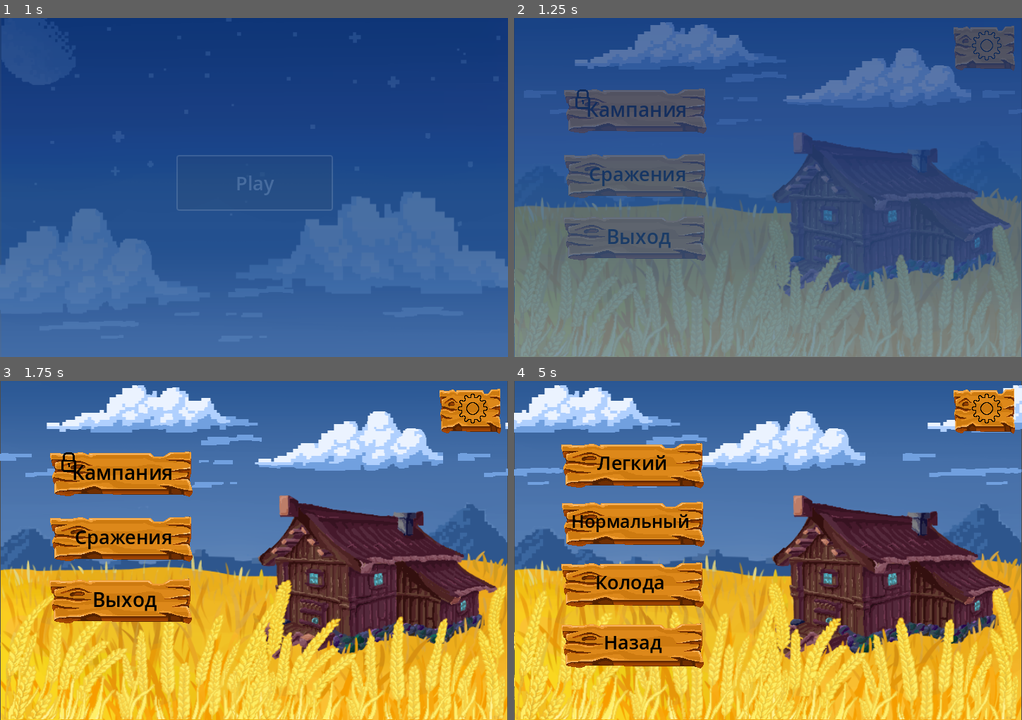
Above: before the commit, frames 1-4 (two rows, left to right).
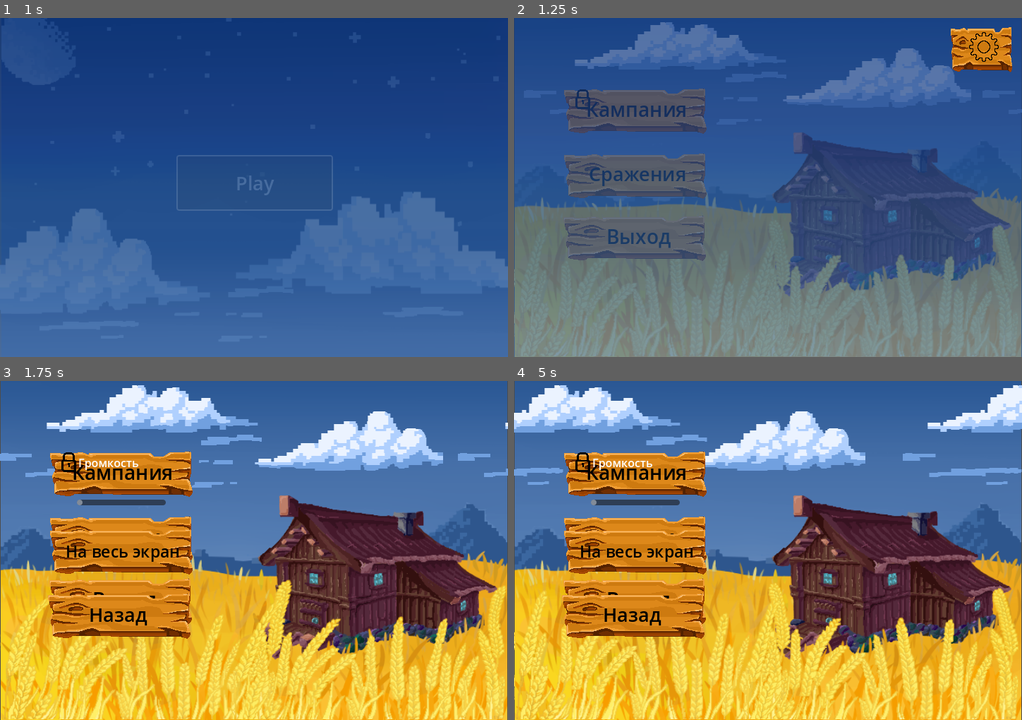
Above: after the commit, the same moments.

Repository: m-andreevskii/K-Cards
Game: Godot game, scene res://KCards/scenes/welcome_window.tscn
Two runs of this game, one before a commit and one after it. Both use one fixed random seed, a clock stepped at 60 frames per second and the inputs below.
Inputs (mouse positions are in pixels of both pictures, inside the frame that each line leads up to):
- Up to frame 1 (1 s): click "Play" at 0.5 s
- Up to frame 2 (1.25 s): no input
- Up to frame 3 (1.75 s): click (472, 411) at 1.27 s
- Up to frame 4 (5 s): click (635, 550) at 2 s, where only the run after the commit has a clickable "На весь экран"; click "Назад" at 2.75 s; click "Сражения" at 3.5 s; click (635, 550) at 4.25 s, where only the run before the commit has a clickable "С компьютером"

Frame 1 is identical in both runs. In frame 2, 1.6% of the frame differs, in the area x 85-99%, y 2-17%; in frame 3, 6.9%; in frame 4, 16%, in the area x 9-99%, y 2-85%.

Commit message:
Add settings scene

Diff:
--- a/KCards/scenes/menu/MainMenuButtons.tscn
+++ b/KCards/scenes/menu/MainMenuButtons.tscn
@@ -38,27 +38,6 @@
 text = "Кампания"
 horizontal_alignment = 1
 
-[node name="BattlesButton" type="TextureButton" parent="."]
-offset_left = 67.0
-offset_top = 189.0
-offset_right = 277.0
-offset_bottom = 259.0
-texture_normal = ExtResource("2_wtrn0")
-texture_pressed = ExtResource("4_34gkm")
-texture_disabled = ExtResource("3_cx16g")
-
-[node name="Label" type="Label" parent="BattlesButton"]
-layout_mode = 0
-offset_left = 37.0
-offset_top = 13.0
-offset_right = 180.0
-offset_bottom = 55.0
-theme_override_colors/font_color = Color(0, 0, 0, 1)
-theme_override_font_sizes/font_size = 27
-text = "Сражения
-"
-horizontal_alignment = 1
-
 [node name="ExitButton" type="TextureButton" parent="."]
 offset_left = 66.0
 offset_top = 277.0
@@ -79,5 +58,26 @@
 text = "Выход"
 horizontal_alignment = 1
 
-[connection signal="pressed" from="BattlesButton" to="." method="_on_battles_button_pressed"]
+[node name="BattlesButton" type="TextureButton" parent="ExitButton"]
+offset_left = 1.0
+offset_top = -88.0
+offset_right = 211.0
+offset_bottom = -18.0
+texture_normal = ExtResource("2_wtrn0")
+texture_pressed = ExtResource("4_34gkm")
+texture_disabled = ExtResource("3_cx16g")
+
+[node name="Label" type="Label" parent="ExitButton/BattlesButton"]
+layout_mode = 0
+offset_left = 37.0
+offset_top = 13.0
+offset_right = 180.0
+offset_bottom = 55.0
+theme_override_colors/font_color = Color(0, 0, 0, 1)
+theme_override_font_sizes/font_size = 27
+text = "Сражения
+"
+horizontal_alignment = 1
+
 [connection signal="pressed" from="ExitButton" to="." method="_on_exit_button_pressed"]
+[connection signal="pressed" from="ExitButton/BattlesButton" to="." method="_on_battles_button_pressed"]
--- a/KCards/scenes/menu/main_menu.tscn
+++ b/KCards/scenes/menu/main_menu.tscn
@@ -11,4 +11,3 @@
 position = Vector2(79, 433)
 
 [node name="SettingsButton" parent="." instance=ExtResource("6_0ol4c")]
-position = Vector2(4, -2)
--- /dev/null
+++ b/KCards/scenes/menu/settings_button.gd
@@ -0,0 +1,16 @@
+extends CanvasLayer
+
+
+# Called when the node enters the scene tree for the first time.
+func _ready():
+	pass # Replace with function body.
+
+
+# Called every frame. 'delta' is the elapsed time since the previous frame.
+func _process(delta):
+	pass
+
+func _on_settings_button_pressed():
+	MenuAudio.buttonPressedSound()
+#	get_tree().change_scene_to_file("res://KCards/scenes/menu/mode_menu.tscn")
+	SceneTransition.change_buttons(self,"res://KCards/scenes/menu/settings_menu.tscn")
--- a/KCards/scenes/menu/settings_button.tscn
+++ b/KCards/scenes/menu/settings_button.tscn
@@ -1,14 +1,18 @@
-[gd_scene load_steps=3 format=3 uid="uid://0mdjnjd1kus3"]
+[gd_scene load_steps=4 format=3 uid="uid://0mdjnjd1kus3"]
 
+[ext_resource type="Script" path="res://KCards/scenes/menu/settings_button.gd" id="1_dhobf"]
 [ext_resource type="Texture2D" uid="uid://b8xvvfja0afjn" path="res://KCards/images/bg_buttons_picture/k-shest.png" id="1_mltkk"]
 [ext_resource type="Texture2D" uid="uid://n6gxsq4kgvyu" path="res://KCards/images/bg_buttons_picture/k-shest-temn.png" id="2_gqgtm"]
 
-[node name="SettingsButton" type="Node2D"]
+[node name="SettingsButton0" type="CanvasLayer"]
+script = ExtResource("1_dhobf")
 
-[node name="TextureButton" type="TextureButton" parent="."]
+[node name="SettingsButton" type="TextureButton" parent="."]
 offset_left = 618.0
 offset_top = 12.0
 offset_right = 708.0
 offset_bottom = 77.0
 texture_normal = ExtResource("1_mltkk")
 texture_pressed = ExtResource("2_gqgtm")
+
+[connection signal="pressed" from="SettingsButton" to="." method="_on_settings_button_pressed"]
--- /dev/null
+++ b/KCards/scenes/menu/settings_menu.gd
@@ -0,0 +1,16 @@
+extends CanvasLayer
+
+
+# Called when the node enters the scene tree for the first time.
+func _ready():
+	pass # Replace with function body.
+
+
+# Called every frame. 'delta' is the elapsed time since the previous frame.
+func _process(delta):
+	pass
+
+func _on_back_button_pressed():
+	MenuAudio.buttonPressedSound()
+#	get_tree().change_scene_to_file("res://KCards/scenes/menu/mode_menu.tscn")
+	SceneTransition.change_buttons(self,"res://KCards/scenes/menu/main_menu.tscn")
--- /dev/null
+++ b/KCards/scenes/menu/settings_menu.tscn
@@ -0,0 +1,61 @@
+[gd_scene load_steps=4 format=3 uid="uid://depxiqhix7hn2"]
+
+[ext_resource type="Texture2D" uid="uid://dap7i3bphd2hu" path="res://KCards/images/bg_buttons_picture/unlock_button.png" id="1_8o7qf"]
+[ext_resource type="Texture2D" uid="uid://kam5g042pbtj" path="res://KCards/images/bg_buttons_picture/k-temn.png" id="2_gm0nc"]
+[ext_resource type="Texture2D" uid="uid://dkqp1aemjln4s" path="res://KCards/images/bg_buttons_picture/lock_button.png" id="3_yq3fg"]
+
+[node name="settings_menu" type="Node2D"]
+
+[node name="SoundScrollBar" type="HScrollBar" parent="."]
+offset_left = 109.0
+offset_top = 168.0
+offset_right = 235.0
+offset_bottom = 176.0
+
+[node name="Label" type="Label" parent="SoundScrollBar"]
+layout_mode = 0
+offset_left = 2.0
+offset_top = -64.0
+offset_right = 88.0
+offset_bottom = -38.0
+text = "Громкость"
+
+[node name="FullScreenButton" type="TextureButton" parent="."]
+offset_left = 67.0
+offset_top = 207.0
+offset_right = 277.0
+offset_bottom = 277.0
+texture_normal = ExtResource("1_8o7qf")
+texture_pressed = ExtResource("2_gm0nc")
+texture_disabled = ExtResource("3_yq3fg")
+
+[node name="Label" type="Label" parent="FullScreenButton"]
+layout_mode = 0
+offset_left = 14.0
+offset_top = 18.0
+offset_right = 200.0
+offset_bottom = 58.0
+theme_override_colors/font_color = Color(0, 0, 0, 1)
+theme_override_font_sizes/font_size = 23
+text = "На весь экран"
+horizontal_alignment = 1
+
+[node name="BackButton" type="TextureButton" parent="."]
+offset_left = 64.0
+offset_top = 298.0
+offset_right = 274.0
+offset_bottom = 368.0
+texture_normal = ExtResource("1_8o7qf")
+texture_pressed = ExtResource("2_gm0nc")
+texture_disabled = ExtResource("3_yq3fg")
+
+[node name="Label" type="Label" parent="BackButton"]
+layout_mode = 0
+offset_left = 36.0
+offset_top = 14.0
+offset_right = 171.0
+offset_bottom = 54.0
+theme_override_colors/font_color = Color(0, 0, 0, 1)
+theme_override_font_sizes/font_size = 27
+text = "Назад"
+horizontal_alignment = 1
